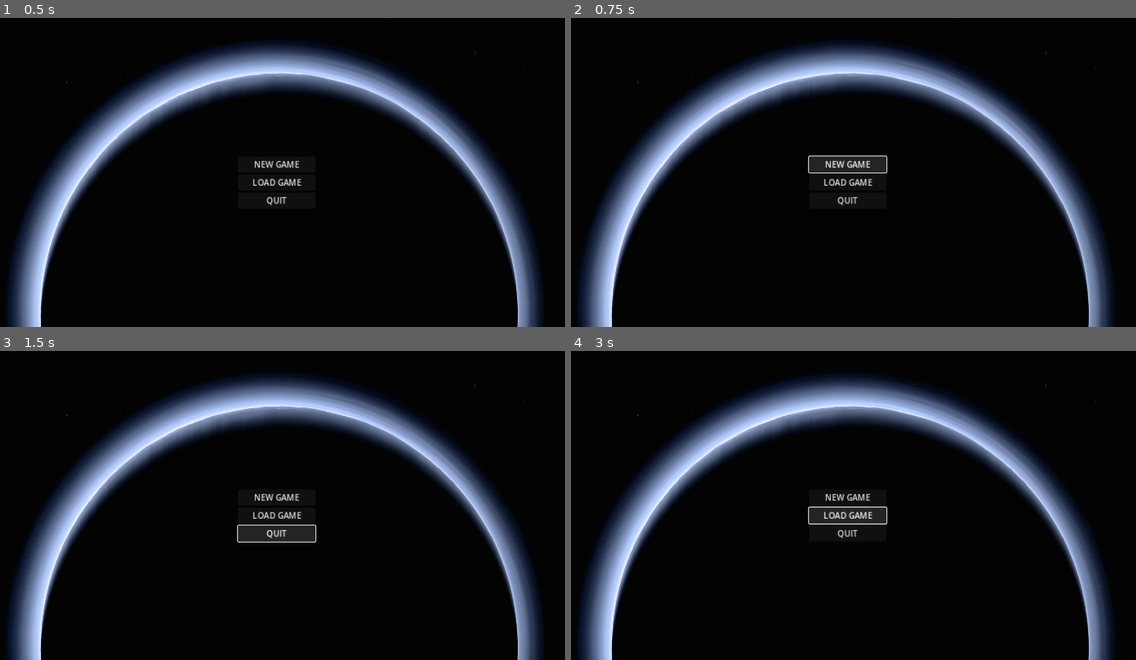
Above: before the commit, frames 1-4 (two rows, left to right).
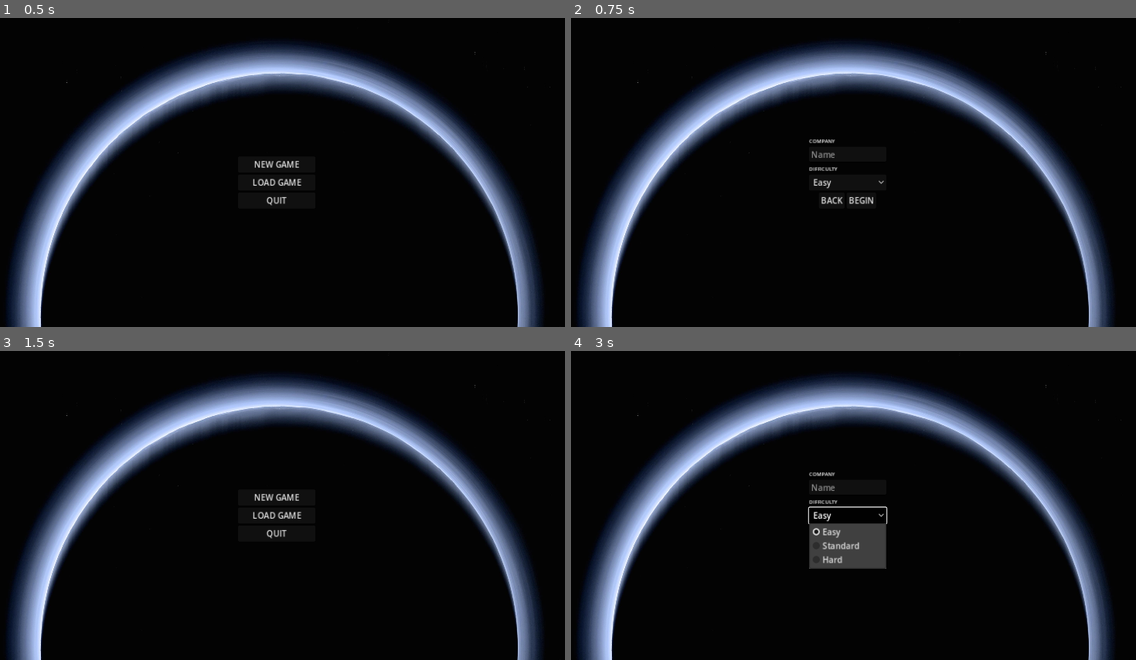
Above: after the commit, the same moments.

Repository: andrerwolff/SAT-COM
Game: Godot game, scene res://Scenes/main_menu.tscn
Two runs of this game, one before a commit and one after it. Both use one fixed random seed, a clock stepped at 60 frames per second and the inputs below.
Inputs (mouse positions are in pixels of both pictures, inside the frame that each line leads up to):
- Up to frame 1 (0.5 s): no input
- Up to frame 2 (0.75 s): click "NEW GAME" at 0.5 s
- Up to frame 3 (1.5 s): click (259, 533) at 1.25 s, where only the run after the commit has a clickable "BACK"
- Up to frame 4 (3 s): click "NEW GAME" at 2 s; click (847, 514) at 2.75 s, where only the run after the commit has a clickable "Easy"

Frame 1 is identical in both runs. In frame 2, 1.1% of the frame differs, in the area x 41-57%, y 39-61%; in frame 3, 0.2%; in frame 4, 3.0%, in the area x 42-56%, y 39-71%.
Error before the commit: Parse Error: Too few arguments for "change_scene_to_file()" call. Expected at least 1 but received 0. (res://Scripts/main_menu.gd:11)

Commit message:
EOD Commit

Diff:
--- a/Scenes/main_menu.tscn
+++ b/Scenes/main_menu.tscn
@@ -47,3 +47,4 @@
 text = "QUIT"
 
 [connection signal="pressed" from="VBoxContainer/new_game" to="." method="_on_new_game_pressed"]
+[connection signal="pressed" from="VBoxContainer/quit" to="." method="_on_quit_pressed"]
--- /dev/null
+++ b/Scenes/manager.tscn
@@ -0,0 +1,114 @@
+[gd_scene format=3 uid="uid://cjtmgsf1jqrdx"]
+
+[node name="manager" type="Node2D"]
+
+[node name="info_bar" type="ColorRect" parent="."]
+anchors_preset = 15
+anchor_right = 1.0
+anchor_bottom = 1.0
+offset_left = 60.0
+offset_right = 1200.0
+offset_bottom = 50.0
+grow_horizontal = 2
+grow_vertical = 2
+color = Color(0.196078, 0.196078, 0.196078, 1)
+
+[node name="company_name" type="Label" parent="info_bar"]
+layout_mode = 1
+anchors_preset = 4
+anchor_top = 0.5
+anchor_bottom = 0.5
+offset_left = 10.0
+offset_top = -11.5
+offset_right = 50.0
+offset_bottom = 11.5
+grow_vertical = 2
+text = "Name"
+
+[node name="bank_amt" type="Label" parent="info_bar"]
+layout_mode = 1
+anchors_preset = 8
+anchor_left = 0.5
+anchor_top = 0.5
+anchor_right = 0.5
+anchor_bottom = 0.5
+offset_left = -20.0
+offset_top = -11.5
+offset_right = 20.0
+offset_bottom = 11.5
+grow_horizontal = 2
+grow_vertical = 2
+text = "Amt"
+
+[node name="company_rep" type="Label" parent="info_bar"]
+layout_mode = 1
+anchors_preset = 6
+anchor_left = 1.0
+anchor_top = 0.5
+anchor_right = 1.0
+anchor_bottom = 0.5
+offset_left = -50.0
+offset_top = -13.0
+offset_right = -10.0
+offset_bottom = 13.0
+grow_horizontal = 0
+grow_vertical = 2
+text = "Amt"
+
+[node name="contracts_panel" type="ColorRect" parent="."]
+anchors_preset = 15
+anchor_right = 1.0
+anchor_bottom = 1.0
+offset_top = 60.0
+offset_right = 595.0
+offset_bottom = 600.0
+grow_horizontal = 2
+grow_vertical = 2
+color = Color(0.196078, 0.196078, 0.196078, 1)
+
+[node name="menu_panel" type="ColorRect" parent="."]
+anchors_preset = 15
+anchor_right = 1.0
+anchor_bottom = 1.0
+offset_right = 50.0
+offset_bottom = 50.0
+grow_horizontal = 2
+grow_vertical = 2
+color = Color(0.196078, 0.196078, 0.196078, 1)
+
+[node name="MenuButton" type="MenuButton" parent="menu_panel"]
+layout_mode = 0
+offset_right = 51.0
+offset_bottom = 50.0
+text = "="
+item_count = 3
+popup/item_0/text = "Manage"
+popup/item_0/id = 0
+popup/item_1/text = "Track"
+popup/item_1/id = 1
+popup/item_2/text = "Build"
+popup/item_2/id = 2
+
+[node name="tech_panel" type="ColorRect" parent="."]
+anchors_preset = 15
+anchor_right = 1.0
+anchor_bottom = 1.0
+offset_left = 605.0
+offset_top = 60.0
+offset_right = 1200.0
+offset_bottom = 325.0
+grow_horizontal = 2
+grow_vertical = 2
+color = Color(0.196078, 0.196078, 0.196078, 1)
+
+[node name="stats_panel" type="ColorRect" parent="."]
+anchors_preset = 15
+anchor_right = 1.0
+anchor_bottom = 1.0
+offset_left = 605.0
+offset_top = 335.0
+offset_right = 1200.0
+offset_bottom = 600.0
+grow_horizontal = 2
+grow_vertical = 2
+color = Color(0.196078, 0.196078, 0.196078, 1)
--- a/Scenes/new_game.tscn
+++ b/Scenes/new_game.tscn
@@ -1,10 +1,14 @@
-[gd_scene load_steps=2 format=3 uid="uid://beguxi257sn36"]
+[gd_scene load_steps=4 format=3 uid="uid://beguxi257sn36"]
+
+[ext_resource type="Script" path="res://Scripts/new_game.gd" id="1_fpedv"]
+[ext_resource type="Texture2D" uid="uid://d1glehckah7dp" path="res://Assets/pia21590_orig.jpg" id="1_gvxec"]
 
 [sub_resource type="LabelSettings" id="LabelSettings_8lwr8"]
 line_spacing = 0.0
 font_size = 10
 
 [node name="new_game" type="Node2D"]
+script = ExtResource("1_fpedv")
 
 [node name="TextureRect" type="TextureRect" parent="."]
 anchors_preset = 15
@@ -16,6 +20,7 @@
 grow_vertical = 2
 size_flags_horizontal = 3
 size_flags_vertical = 3
+texture = ExtResource("1_gvxec")
 expand_mode = 5
 stretch_mode = 4
 
@@ -71,3 +76,6 @@
 [node name="start_game" type="Button" parent="VBoxContainer/HSplitContainer"]
 layout_mode = 2
 text = "BEGIN"
+
+[connection signal="pressed" from="VBoxContainer/HSplitContainer/back" to="." method="_on_back_pressed"]
+[connection signal="pressed" from="VBoxContainer/HSplitContainer/start_game" to="." method="_on_start_game_pressed"]
--- a/Scripts/main_menu.gd
+++ b/Scripts/main_menu.gd
@@ -8,4 +8,8 @@
 
 
 func _on_new_game_pressed():
-	get_tree().change_scene_to_file()
+	get_tree().change_scene_to_file("res://Scenes/new_game.tscn")
+
+
+func _on_quit_pressed():
+	get_tree().quit()
--- a/Scripts/new_game.gd
+++ b/Scripts/new_game.gd
@@ -1 +1,9 @@
 extends Node2D
+
+
+func _on_back_pressed():
+	get_tree().change_scene_to_file("res://Scenes/main_menu.tscn")
+
+
+func _on_start_game_pressed():
+	get_tree().change_scene_to_file("res://Scenes/main.tscn")
